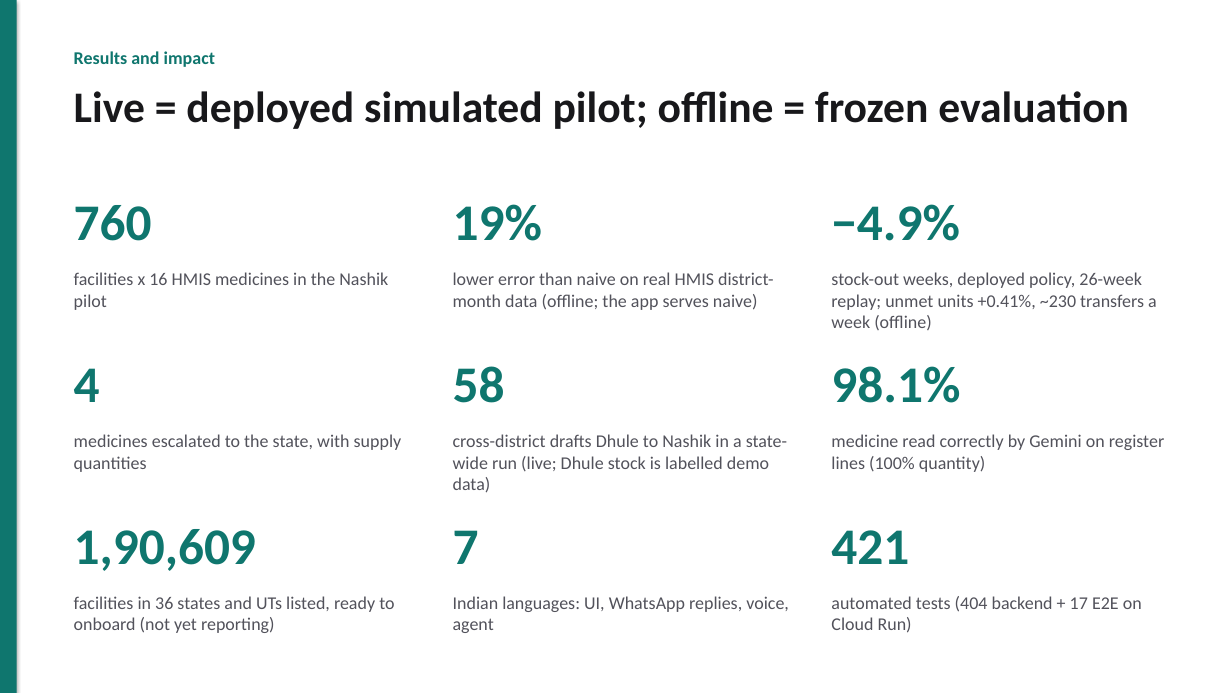
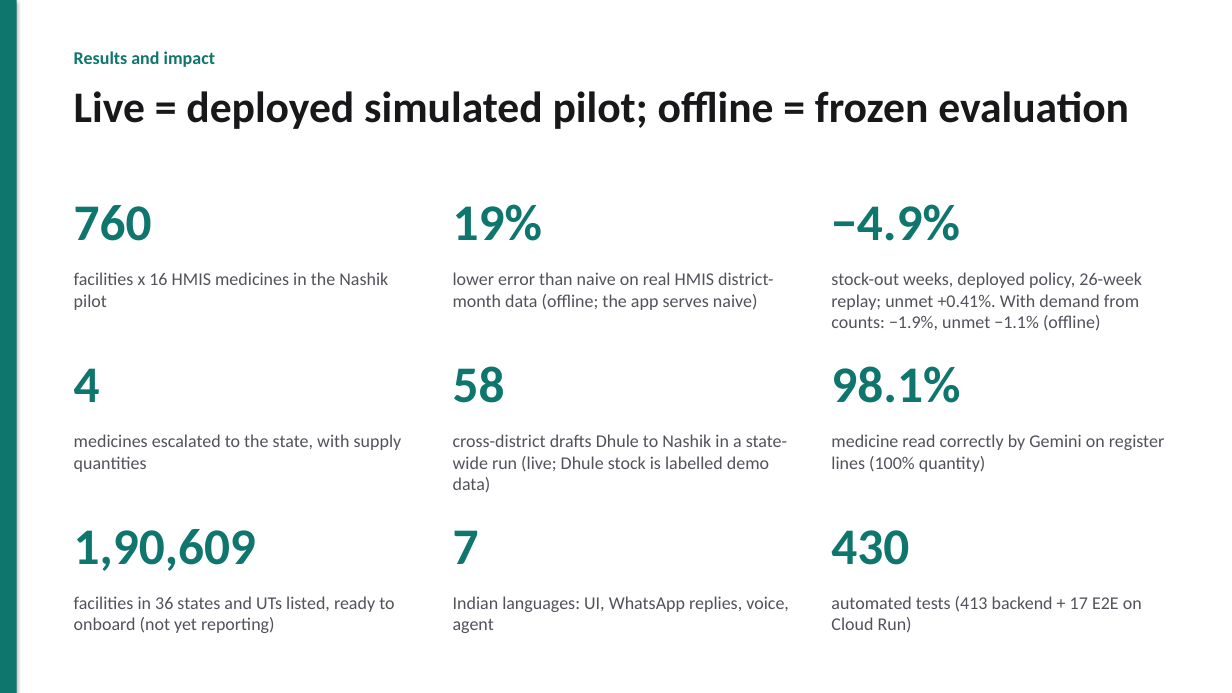
Before and after one commit to akshat333-debug/AushadhiNet, a slide deck: slide 9 of docs/pitch/AushadhiNet-pitch.pptx. Drawn at 1232x693 pixels with LibreOffice and Linux fonts; fonts in the diff are those of the drawing. Boxes give left, top, right and bottom in pixels: in the first picture for what was removed or moved away, otherwise in the second. Text is boxed around its words. In the diff, an @@ line names an element or a change of style, - is before the commit and + after.

```diff
--- a/docs/pitch/AushadhiNet-pitch.pptx
+++ b/docs/pitch/AushadhiNet-pitch.pptx
@@ text at box(831, 272, 1142, 331): text changed @@
-stock-out weeks, deployed policy, 26-week replay; unmet units +0.41%, ~230 transfers a week (offline)
+stock-out weeks, deployed policy, 26-week replay; unmet +0.41%. With demand from counts: −1.9%, unmet −1.1% (offline)
@@ text at box(831, 530, 909, 565): text changed @@
-421
+430
@@ text at box(831, 596, 1142, 633): text changed @@
-automated tests (404 backend + 17 E2E on Cloud Run)
+automated tests (413 backend + 17 E2E on Cloud Run)
```
Also in this commit, not shown: 1 other slide changed, 10 other files.
